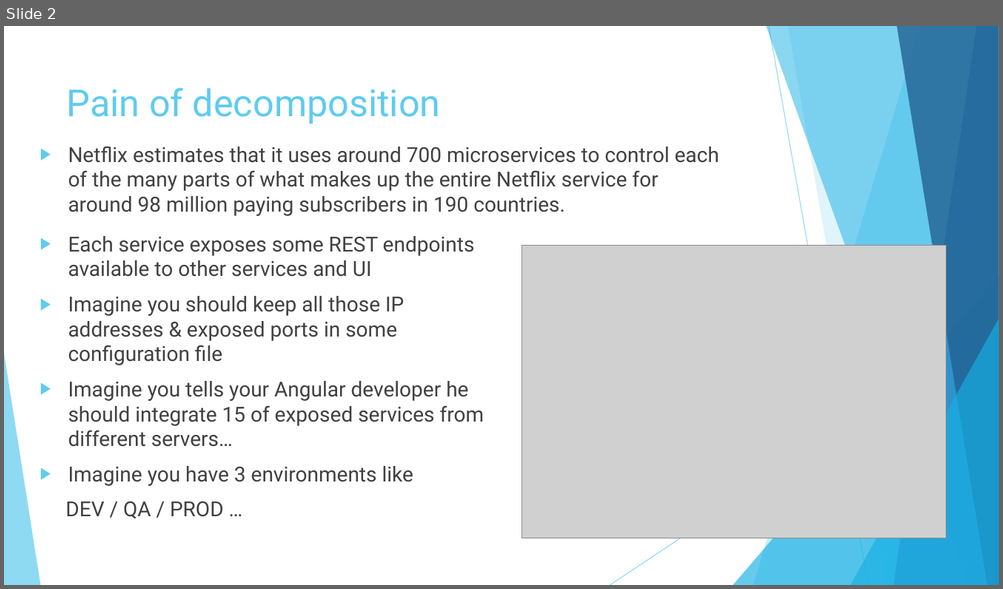
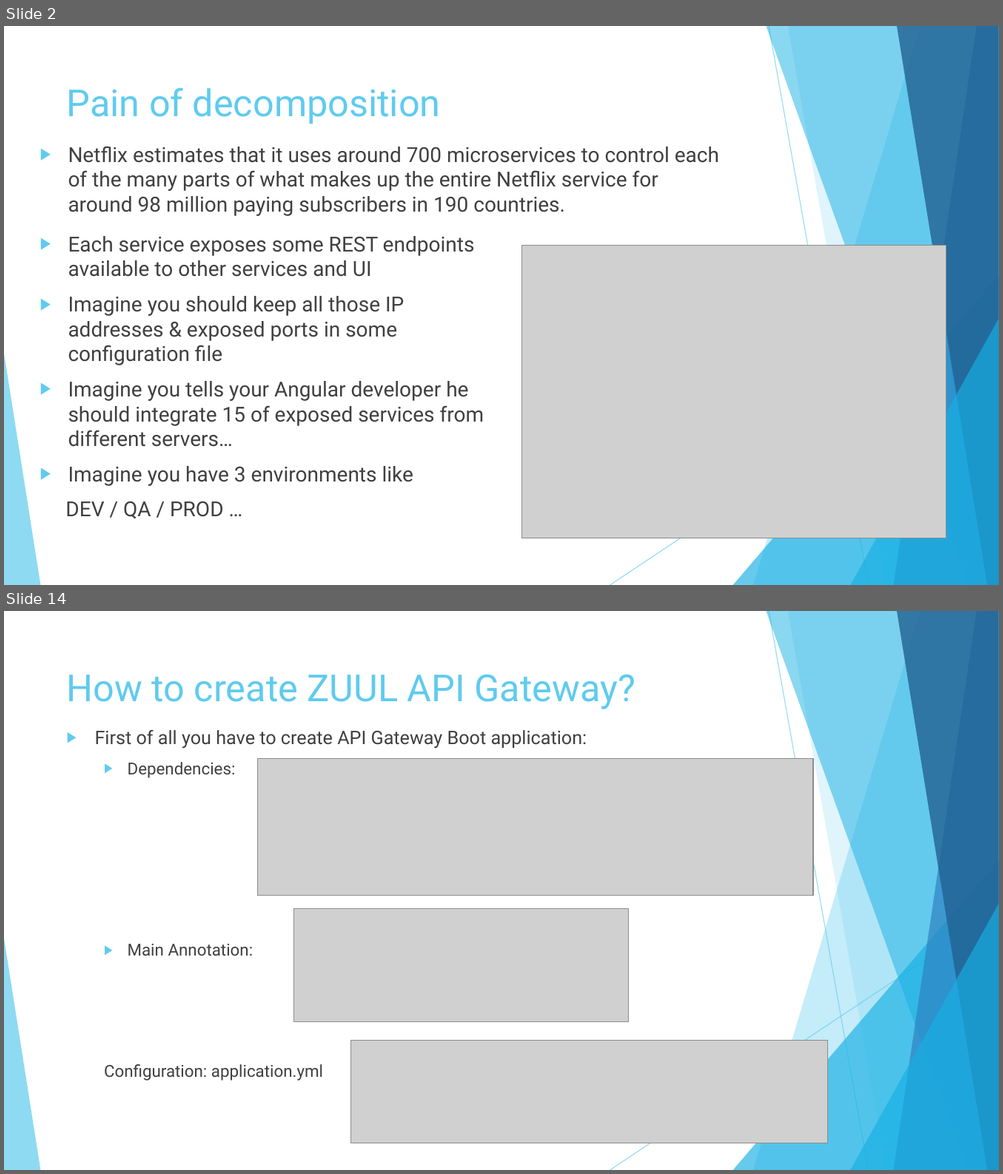
Before and after one commit to vlytsus/springboot-cloud-demo-one, a slide deck: docs/Introduction_To_Microservices_Part_3_microservice.pptx. Shown one above the other, each under a label of ours: slide 2 before the commit, slides 2 and 14 after it; the slides between them are not shown. The pictures are 1003x589 and 1003x1174 pixels, drawn with LibreOffice and Linux fonts; fonts in the diff are those of the drawing; grey boxes stand for pictures. Boxes give left, top, right and bottom in pixels: in the first picture for what was removed or moved away, otherwise in the second. Text is boxed around its words. In the diff, an @@ line names an element or a change of style, - is before the commit and + after.

```diff
--- a/docs/Introduction_To_Microservices_Part_3_microservice.pptx
+++ b/docs/Introduction_To_Microservices_Part_3_microservice.pptx
@@ slide 14 added at box(4, 611, 999, 1170), background #FFFFFF; not listed: 10 template elements that a slide beside it also shows @@
@@ title added at box(67, 674, 635, 709), 36 pt, text #5FCBEF @@
+How to create ZUUL API Gateway?
@@ text added at box(95, 730, 587, 1081), 16 pt, text #404040 @@
+▶ First of all you have to create API Gateway Boot application:
+  ▶ Dependencies:
+  ▶ Main Annotation:
+  Configuration: application.yml
@@ picture added at box(258, 759, 814, 895) @@
@@ picture added at box(294, 908, 629, 1022) @@
@@ picture added at box(351, 1041, 828, 1145) @@
```
Also in this commit, not shown: 5 slides changed, 10 other slides added, 2 slides removed.
